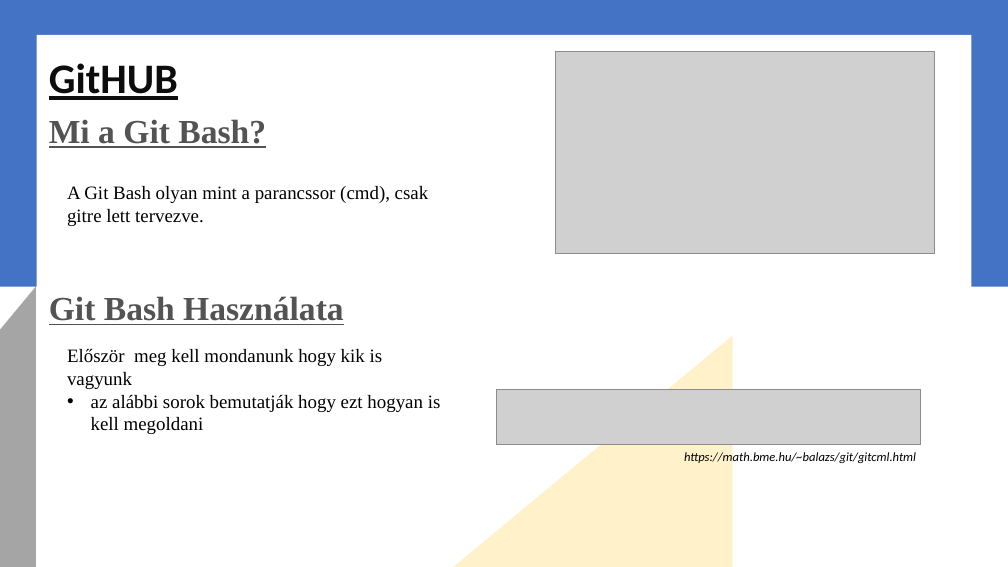
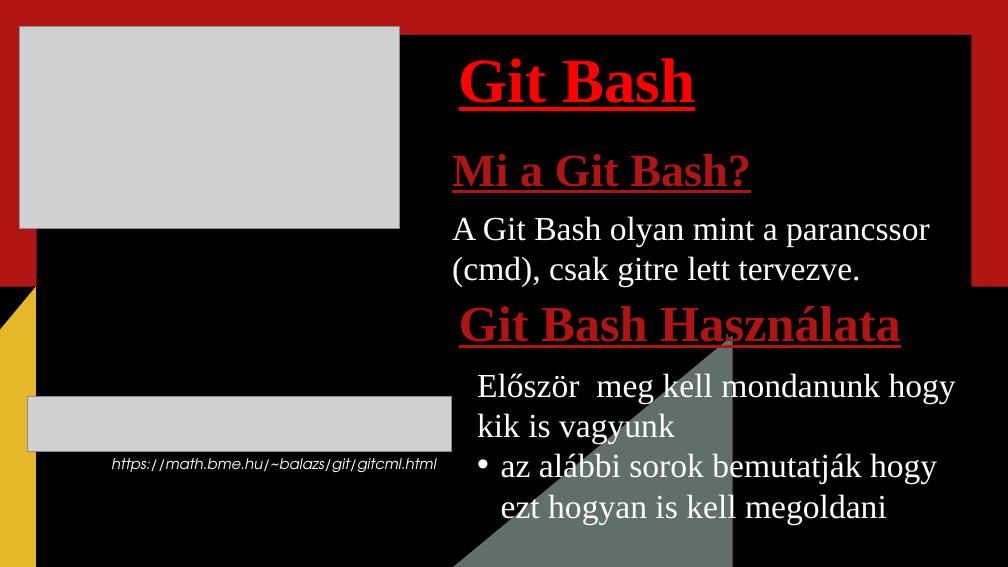
Before and after one commit to stoat315/ikt, a slide deck: slide 5 of GitHUBprezi.pptx (slide 3 before the commit). Drawn at 1008x567 pixels with LibreOffice and Linux fonts; fonts in the diff are those of the drawing; grey boxes stand for pictures; background and template pictures are left out. Boxes give left, top, right and bottom in pixels: in the first picture for what was removed or moved away, otherwise in the second. Text is boxed around its words. In the diff, an @@ line names an element or a change of style, - is before the commit and + after.

```diff
--- a/GitHUBprezi.pptx
+++ b/GitHUBprezi.pptx
@@ rectangle at (0,0,1008,287): fill #4472C4 to #B01513 @@
@@ picture: place and size @@
-picture at (555,51,935,253)
+picture at (20,26,399,228)
@@ rectangle added at (863,0,920,95), fill #B01513 @@
@@ rectangle at (36,35,971,533): fill #FFFFFF to #000000 @@
@@ title added at (459,58,695,111), 60 pt, text #FF0000, bold, underline @@
+Git Bash
@@ title removed at (49,63,178,100) @@
-GitHUB
@@ text "Mi a Git Bash?": place and size @@
-text "Mi a Git Bash?" at (49,119,266,148)
+text "Mi a Git Bash?" at (452,154,751,193)
@@ text "Mi a Git Bash?" at (452,154,751,193): size 32 to 44 pt, text colour #525252 to #B01513 @@
@@ text "A Git Bash olyan mint ...": place and size @@
-text "A Git Bash olyan mint ..." at (67,186,429,226)
+text "A Git Bash olyan mint ..." at (452,216,930,287)
@@ text "A Git Bash olyan mint ..." at (452,216,930,287): size 18 to 32 pt, text colour #000000 to #FFFFFF @@
@@ freeform shape at (0,287,36,567): fill #A5A5A5 to #E6B729 @@
@@ text "Git Bash Használata": place and size @@
-text "Git Bash Használata" at (49,296,344,325)
+text "Git Bash Használata" at (459,306,901,351)
@@ text "Git Bash Használata" at (459,306,901,351): size 32 to 48 pt, text colour #525252 to #B01513 @@
@@ freeform shape at (453,335,733,567): fill #FFE699 at 50% opacity to #C3DED3 at 50% opacity @@
@@ text "Először meg kell mondanunk hogy ..." at (477,370,956,524): size 18 to 32 pt, text colour #000000 to #FFFFFF @@
@@ text "Először meg kell mondanunk hogy ...": place and size @@
-text "Először meg kell mondanunk hogy ..." at (67,349,441,434)
+text "Először meg kell mondanunk hogy ..." at (477,370,956,524)
@@ picture: place and size @@
-picture at (496,390,920,445)
+picture at (27,396,451,451)
@@ text "https://math.bme.hu/~balazs/git/gitcml.html": place and size @@
-text "https://math.bme.hu/~balazs/git/gitcml.html" at (684,450,916,464)
+text "https://math.bme.hu/~balazs/git/gitcml.html" at (112,458,436,472)
@@ text "https://math.bme.hu/~balazs/git/gitcml.html" at (112,458,436,472): size 12 to 14 pt, font Calibri to TeX Gyre Adventor, text colour #000000 to #FFFFFF @@
```
Also in this commit, not shown: 4 other slides changed, 3 slides added, 1 other file.
